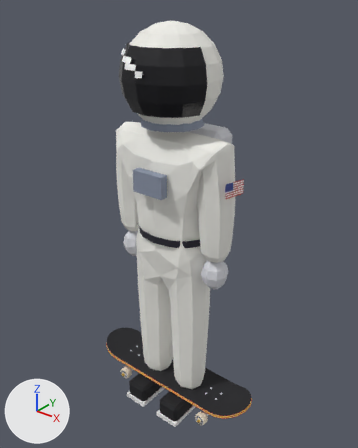
The Blender file art/lou-gnar.blend as it was, and as the next commit left it.
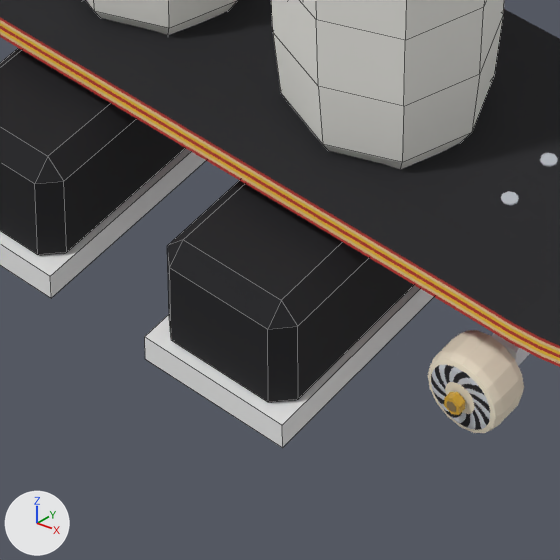
There are two pictures of each version: one whole from a 50 mm lens placed at (1.352, -1.644, 2.058), pointed at (0.0, 0.047, 1.01), one close up on the part from 38% to 59% of the width and 82% to 99% of the height. Lighting does not change. The marker at lower left points along +X, +Y and +Z. The first two pictures are the older version. The close-ups show mesh edges as thin lines.

In view in the first close-up: 'Board', 'LouGnar'.
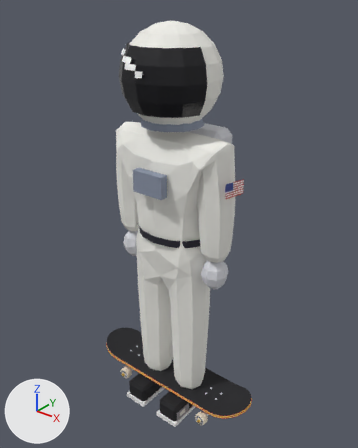
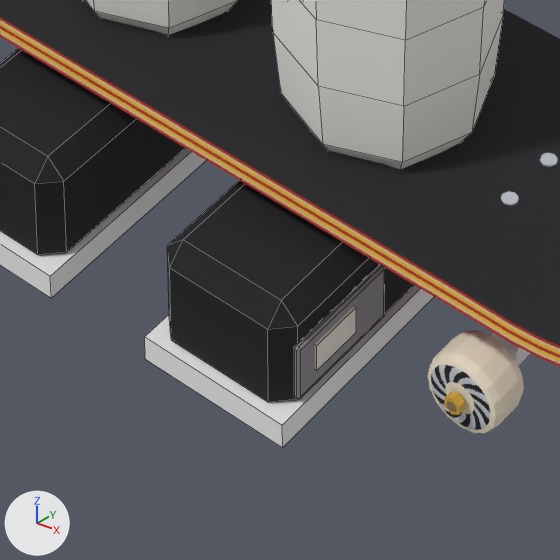
The change, as a list of edits to the scene's bpy script:
```text
Add mat_wearhole:
    mat_wearhole = principled_material('WearHole')
    mat_wearhole.base_color = (0.807, 0.776, 0.701)  # white #e8e4da
    mat_wearhole.roughness = 0.9
Add mat_wearscuff:
    mat_wearscuff = principled_material('WearScuff')
    mat_wearscuff.base_color = (0.27, 0.262, 0.279)  # grey #8e8c90
    mat_wearscuff.roughness = 0.9
Change me_lougnar:
    used by ob_lougnar; location = (0.0, 0.0, 0.0)
    remove me_lougnar.from_pydata(...)  # 834 vertices, 801 faces; spans x -0.33..0.36, y -0.22..0.25, z -0.02..1.93
    add me_lougnar.from_pydata(...)  # 866 vertices, 833 faces; spans x -0.33..0.36, y -0.22..0.25, z -0.02..1.93
    me_lougnar part 1: the loose piece of 24 vertices spanning x 0.05..0.17, y -0.2..0.08, z 0.0..0.09 is copied, and the copy is scaled about its middle by (0.0353, 0.389, 0.578), then moved by (0.06, -0.08, -0.01), in mat_wearscuff (grey #8e8c90); it spans x 0.17..0.18, y -0.19..-0.09, z 0.01..0.06
    me_lougnar part 2: a new loose piece, a box spanning x 0.169..0.177, y -0.1675..-0.1225, z 0.032..0.056, in mat_wearhole (white #e8e4da)
    add me_lougnar.materials.append(mat_wearscuff)  # grey #8e8c90
    add me_lougnar.materials.append(mat_wearhole)  # white #e8e4da
```

Boxes (x1, y1, x2, y2) around the edits, measured in the close-ups (560 x 560 px):
part 1 of me_lougnar, added
    after: (294, 264, 385, 399)
part 2 of me_lougnar, added
    after: (315, 306, 356, 370)
